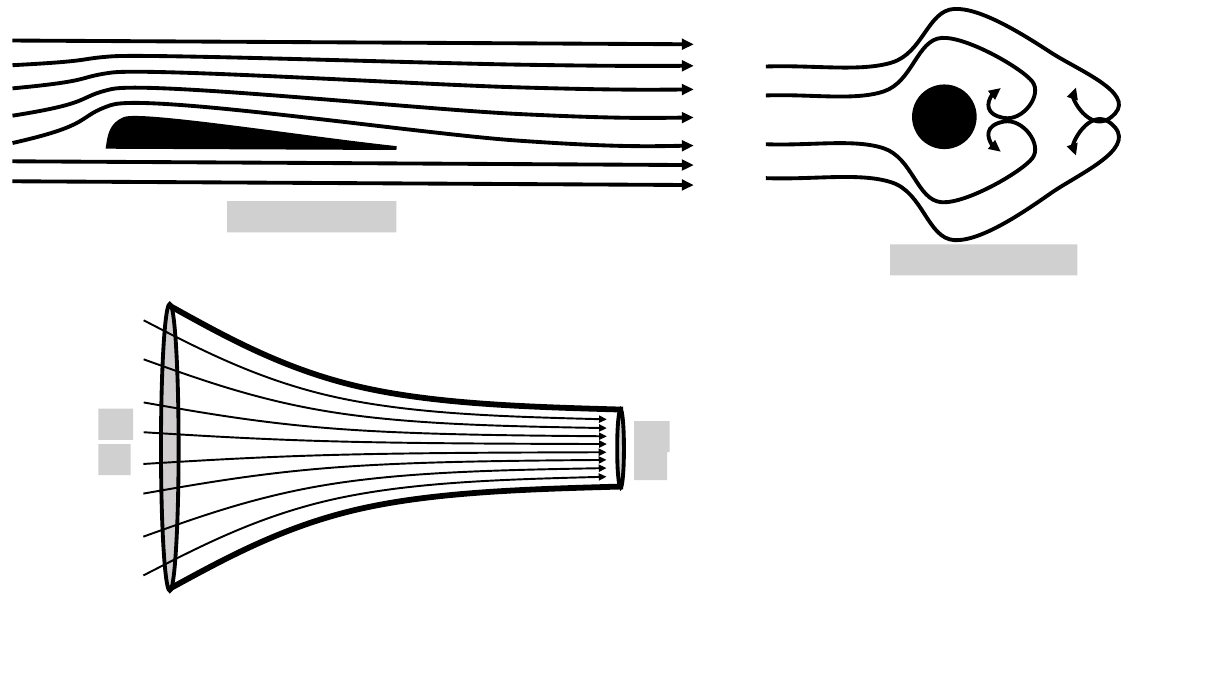
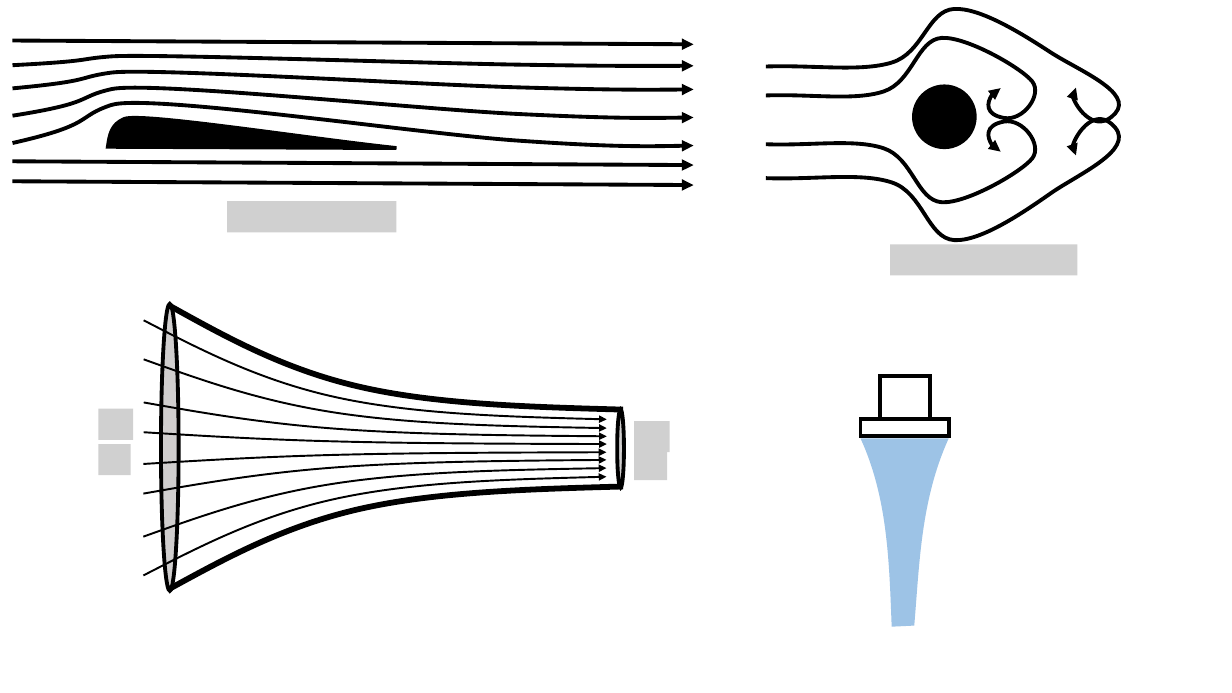
Before and after one commit to OSTP/PhysicsArtofModelling, a slide deck: slide 7 of tex/figures/FluidMechanics/Figures.pptx (slide 6 before the commit). Drawn at 1232x693 pixels with LibreOffice and Linux fonts; fonts in the diff are those of the drawing; grey boxes stand for pictures. Boxes give left, top, right and bottom in pixels: in the first picture for what was removed or moved away, otherwise in the second. Text is boxed around its words. In the diff, an @@ line names an element or a change of style, - is before the commit and + after.

```diff
--- a/tex/figures/FluidMechanics/Figures.pptx
+++ b/tex/figures/FluidMechanics/Figures.pptx
@@ rectangle added at (x1=880, y1=376, x2=930, y2=420), outline #000000 3 pt @@
@@ rectangle added at (x1=860, y1=420, x2=948, y2=436), outline #000000 3 pt @@
@@ freeform shape added at (x1=860, y1=439, x2=948, y2=628), fill #9DC3E6 @@
```
Also in this commit, not shown: 2 slides added, 1 slide removed, 5 other files.
